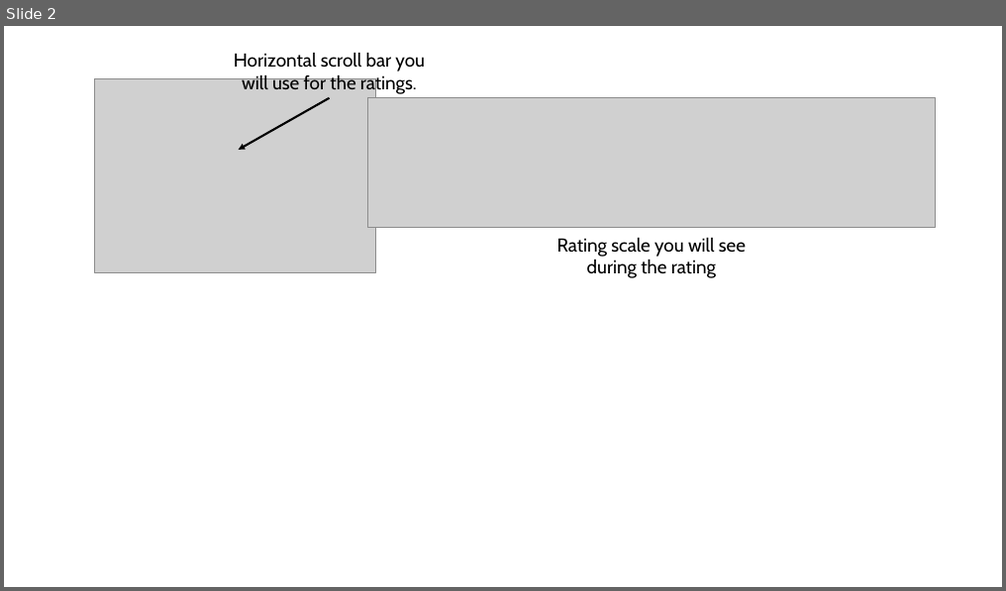
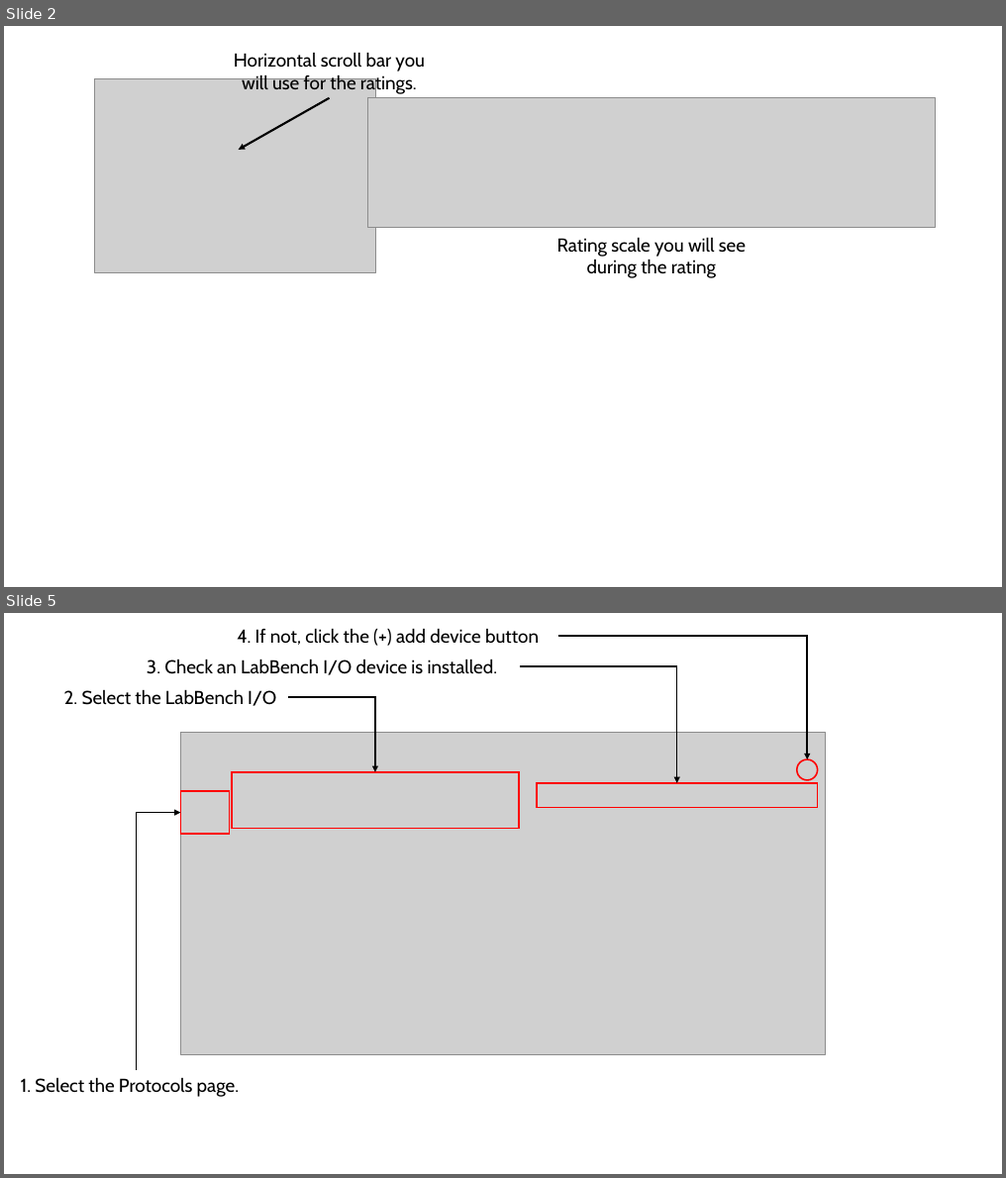
Before and after one commit to LabBench-Society/Protocols, a slide deck: docs/alloknesisDemo/Illustrations.pptx. Shown one above the other, each under a label of ours: slide 2 before the commit, slides 2 and 5 after it; the slides between them are not shown. The pictures are 1006x591 and 1006x1178 pixels, drawn with LibreOffice and Linux fonts; fonts in the diff are those of the drawing; grey boxes stand for pictures. Boxes give left, top, right and bottom in pixels: in the first picture for what was removed or moved away, otherwise in the second. Text is boxed around its words. In the diff, an @@ line names an element or a change of style, - is before the commit and + after.

Commit message:
Update to alloknesis demonstration protocol

```diff
--- a/docs/alloknesisDemo/Illustrations.pptx
+++ b/docs/alloknesisDemo/Illustrations.pptx
@@ slide 5 added at (x1=4, y1=613, x2=1002, y2=1174), background #FFFFFF @@
@@ text added at (x1=237, y1=628, x2=539, y2=645), 18 pt, text #000000 @@
+4. If not, click the (+) add device button
@@ elbow arrow added from (558, 636) to (807, 760), #000000 1.5 pt @@
@@ text added at (x1=147, y1=659, x2=498, y2=675), 18 pt, text #000000 @@
+3. Check an LabBench I/O device is installed.
@@ elbow arrow added from (520, 666) to (677, 783), #000000 1.5 pt @@
@@ text added at (x1=64, y1=689, x2=276, y2=706), 18 pt, text #000000 @@
+2. Select the LabBench I/O
@@ elbow arrow added from (288, 697) to (375, 772), #000000 1.5 pt @@
@@ picture added at (x1=180, y1=732, x2=826, y2=1055) @@
@@ ellipse added at (x1=797, y1=760, x2=818, y2=780), outline #FF0000 1.5 pt @@
@@ rectangle added at (x1=232, y1=772, x2=519, y2=829), outline #FF0000 1.5 pt @@
@@ rectangle added at (x1=537, y1=783, x2=818, y2=808), outline #FF0000 1.5 pt @@
@@ elbow arrow added from (137, 1070) to (180, 813), #000000 1.5 pt @@
@@ rectangle added at (x1=180, y1=791, x2=230, y2=834), outline #FF0000 1.5 pt @@
@@ text added at (x1=21, y1=1077, x2=240, y2=1097), 18 pt, text #000000 @@
+1. Select the Protocols page.
```
Also in this commit, not shown: 2 other slides added, 4 other files.
